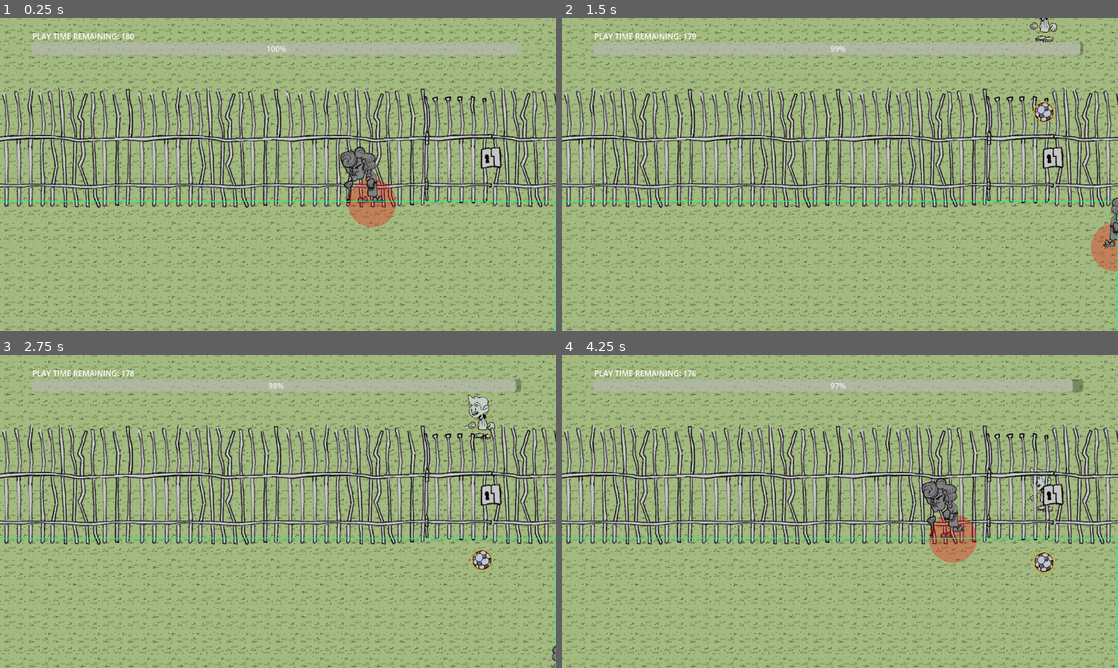
Above: before the commit, frames 1-4 (two rows, left to right).
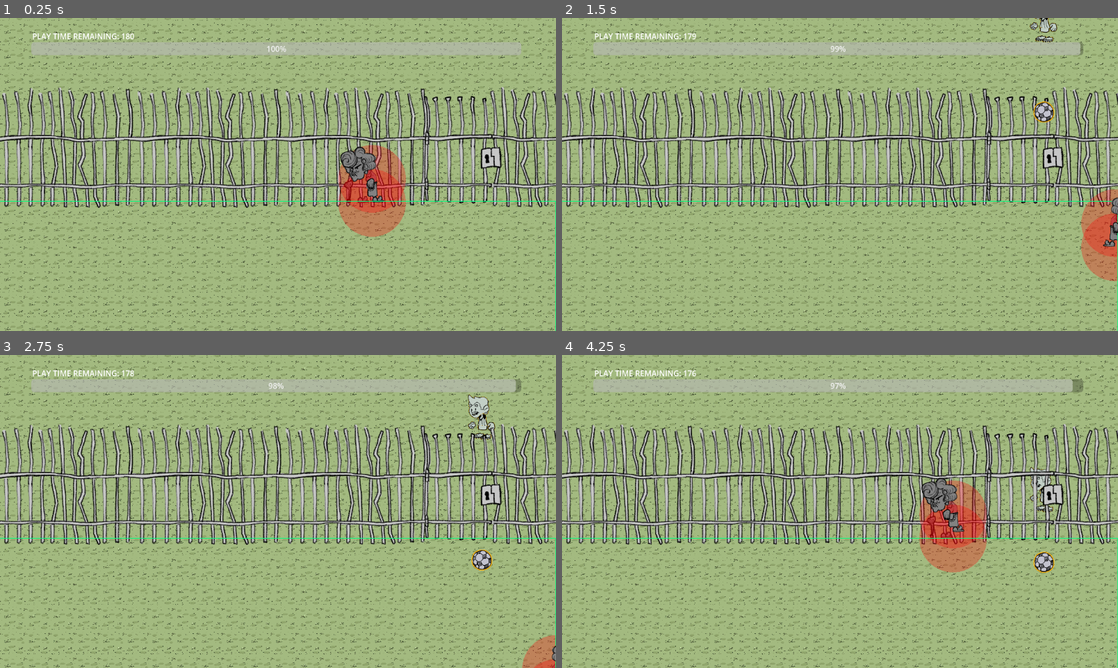
Above: after the commit, the same moments.

Repository: exe4que/ViejaDeM2024
Game: Godot game, scene res://Scenes/escena.tscn
The game is run twice, just before and just after one commit, with the same random seed, the same clock (stepped at 60 frames per second) and the same inputs.
Inputs (mouse positions are in pixels of both pictures, inside the frame that each line leads up to):
- Up to frame 1 (0.25 s): no input
- Up to frame 2 (1.5 s): move the mouse to (962, 158) at 0.52 s; hold Right (right) 0.53-1.28 s; click (962, 158) at 0.6 s; move the mouse to (728, 190) at 1.27 s; hold Down (down) from 1.28 s (still down); click (728, 190) at 1.35 s
- Up to frame 3 (2.75 s): move the mouse to (333, 442) at 2.02 s; release Down (down) at 2.03 s; hold Right (right) from 2.03 s (still down); right-click (333, 442) at 2.1 s; click (333, 442) at 2.3 s
- Up to frame 4 (4.25 s): move the mouse to (812, 574) at 2.77 s; release Right (right) at 2.78 s; hold Up (up) 2.78-3.53 s; click (812, 574) at 2.85 s; move the mouse to (1006, 558) at 3.52 s; hold Left (left) from 3.53 s (still down); click (1006, 558) at 3.6 s

The runs differ from the first frame. In frame 1, 2.1% of the frame differs, in the area x 60-73%, y 40-70%; in frame 2, 1.3%; in frame 3, 0.5%; in frame 4, 2.1%, in the area x 64-77%, y 40-70%.

Commit message:
arreglos menores

Diff:
--- a/Scenes/escena.tscn
+++ b/Scenes/escena.tscn
@@ -26,7 +26,7 @@
 [node name="Vieja" parent="." instance=ExtResource("1_vp1px")]
 position = Vector2(771, 383)
 speed = 500.0
-shortInteractionDistance = 50.0
+shortInteractionDistance = 70.0
 
 [node name="DebugScene" type="Node2D" parent="."]
 script = ExtResource("1_628yi")
--- a/Scripts/EntitiesManager.gd
+++ b/Scripts/EntitiesManager.gd
@@ -56,12 +56,15 @@
 		selectedEntity.set_highlight(false)
 	selectedEntity = entity
 	selectedEntity.set_highlight(true)
-	print("selected: " + entity.name)
+	#print("selected: " + entity.name)
 
 func interact_short_distance():
 	if mainCharacter.can_interact_short():
 		if selectedEntity != null:
-			var distance = mainCharacter.position3d.distance_to(selectedEntity.position3d)
+			var origin = mainCharacter.position3d
+			if selectedEntity is Pendejo_State_Machine:
+				origin = mainCharacter.get_center_point()
+			var distance = origin.distance_to(selectedEntity.position3d)
 			if distance < mainCharacter.shortInteractionDistance:
 				if selectedEntity.can_interact_short():
 					selectedEntity.interact_short(mainCharacter)
--- a/Scripts/States/PendejoStateMachine.gd
+++ b/Scripts/States/PendejoStateMachine.gd
@@ -28,6 +28,7 @@
 var gotTheBall = false
 var chasingBall = false
 var escaping = false
+var died = false
 
 func _ready():
 	myMaterial = load(materialPath).duplicate()
@@ -42,6 +43,7 @@
 	chasingBall = false
 	gotTheBall = false
 	escaping = false
+	died = false
 	targetHeight = 220
 	chase_climb_target()
 
@@ -82,15 +84,15 @@
 		State.IDLE:
 			animation_tree.set("parameters/climb/blend_amount", 0.0)
 			animation_tree.set("parameters/Walk/blend_amount", 0.0)
-			print("IDLE")
+			#print("IDLE")
 		State.MOVE:
 			animation_tree.set("parameters/climb/blend_amount", 0.0)
 			animation_tree.set("parameters/Walk/blend_amount", 1.0)
-			print("MOVE")
+			#print("MOVE")
 		State.CLIMB:
 			animation_tree.set("parameters/climb/blend_amount", 1.0)
 			animation_tree.set("parameters/Walk/blend_amount", 1.0)
-			print("CLIMB")
+			#print("CLIMB")
 		State.DESCEND:
 			for sprite in sprites:
 				sprite.material = myMaterial
@@ -100,18 +102,19 @@
 				EntitiesManager.add_entity(self)
 			animation_tree.set("parameters/climb/blend_amount", 1.0)
 			animation_tree.set("parameters/Walk/blend_amount", 0.0)
-			print("DESCEND")
+			#print("DESCEND")
 		State.DEAD:
 			animation_tree.set("parameters/climb/blend_amount", 0.0)
 			animation_tree.set("parameters/Walk/blend_amount", 1.0)
-			print("DEAD")
+			died = true
+			#print("DEAD")
 		State.EXIT:
-			print("EXIT")
+			#print("EXIT")
 			EntitiesManager.remove_entity(self)
 			current_state = new_state
 			await get_tree().create_timer(2).timeout
 			queue_free()
-			if gotTheBall:
+			if gotTheBall && !died:
 				GlobalManager.lost()
 	current_state = new_state
 
@@ -166,10 +169,18 @@
 	global_position = Vector2(position3d.x, position3d.z - position3d.y)
 	pass
 
+func can_interact_short():
+	return !died
+
+func can_interact_long():
+	return !died
+
+func can_be_highlighted():
+	return !died
+
 func interact_short(entity):
 	changeState(State.DEAD)
 	$Bonk.play()
-
 
 func interact_long(entity):
 	changeState(State.IDLE)
--- a/Scripts/Vieja.gd
+++ b/Scripts/Vieja.gd
@@ -33,6 +33,7 @@
 
 func _draw():
 	draw_circle(Vector2.ZERO, shortInteractionDistance, Color(1,0,0,0.3))
+	draw_circle(Vector2(0, -50), shortInteractionDistance, Color(1,0,0,0.3))
 
 func _handle_mirror_sprite():
 	if moveVector.x > 0:
@@ -114,6 +115,9 @@
 func restore_dentadura():
 	hasDentadura = true
 
+func get_center_point():
+	return position3d + Vector3(0,50,0)
+
 func stabBallSFX():
 	await get_tree().create_timer(0.2).timeout
 	$"../Knife".play()
